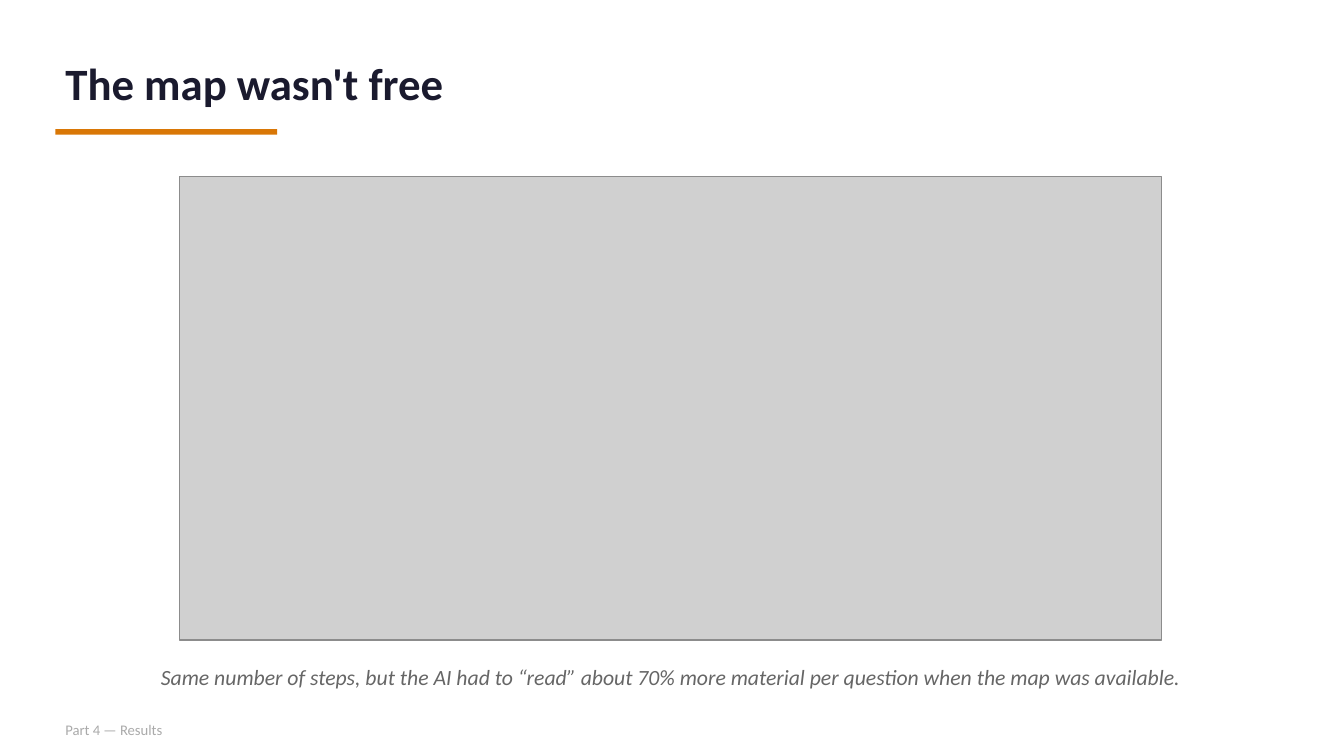
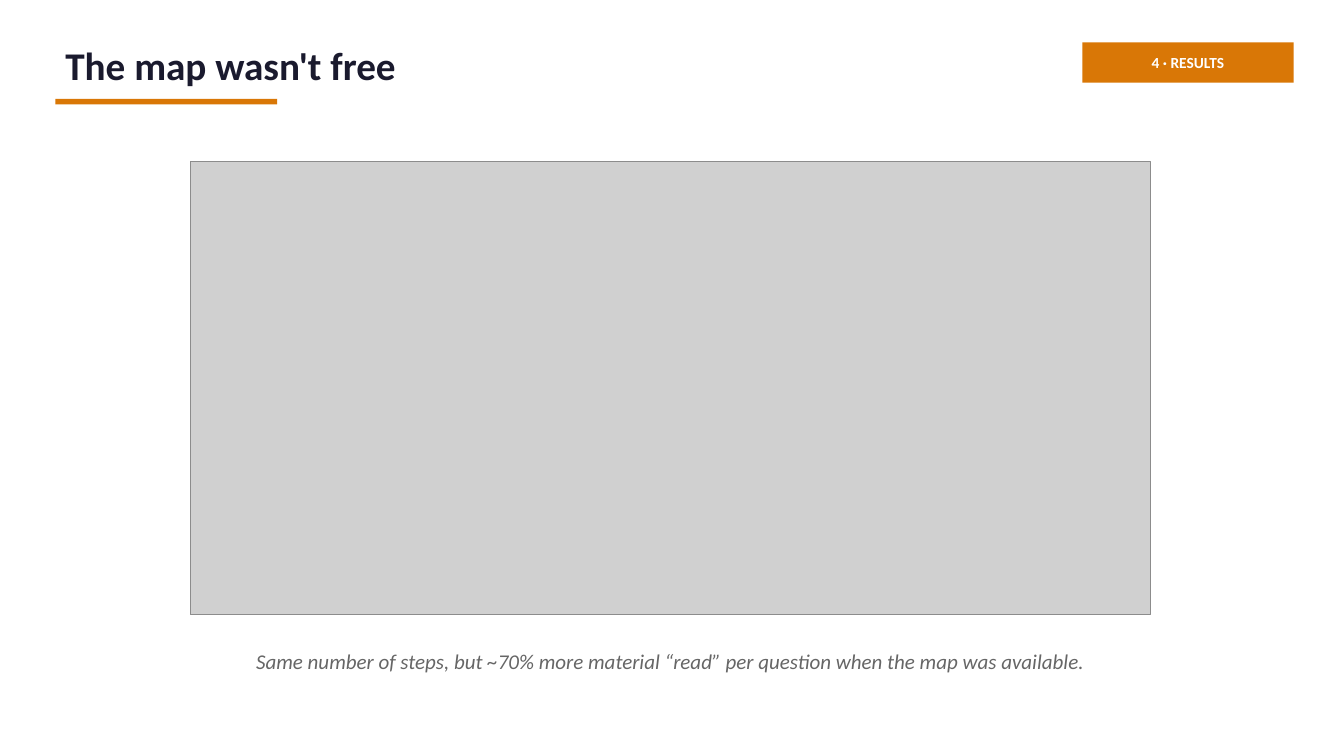
Before and after one commit to shobhit0521/Test_context, a slide deck: slide 10 of presentation/ContextAI_Evaluation.pptx (slide 18 before the commit). Drawn at 1344x756 pixels with LibreOffice and Linux fonts; fonts in the diff are those of the drawing; grey boxes stand for pictures. Boxes give left, top, right and bottom in pixels: in the first picture for what was removed or moved away, otherwise in the second. Text is boxed around its words. In the diff, an @@ line names an element or a change of style, - is before the commit and + after.

```diff
--- a/presentation/ContextAI_Evaluation.pptx
+++ b/presentation/ContextAI_Evaluation.pptx
@@ text "The map wasn't free": place and size @@
-text "The map wasn't free" at (65,68,444,107)
+text "The map wasn't free" at (65,52,395,86)
@@ text "The map wasn't free" at (65,52,395,86): size 32 to 28 pt; line spacing 1.15 to 1.12 @@
@@ rectangle added at (1083,42,1294,83), fill #D97706, 11 pt, text #FFFFFF, bold @@
+4 · RESULTS
@@ rectangle: place and size @@
-rectangle at (55,129,277,135)
+rectangle at (55,99,277,105)
@@ picture: place and size @@
-picture at (179,176,1162,640)
+picture at (191,161,1151,615)
@@ text at (256,654,1083,673): text changed; size 15.5 to 15 pt @@
-Same number of steps, but the AI had to “read” about 70% more material per question when the map was available.
+Same number of steps, but ~70% more material “read” per question when the map was available.
@@ text removed at (65,725,162,735) @@
-Part 4 — Results
```
Also in this commit, not shown: 5 other slides changed, 7 slides added, 20 slides removed, 7 other files.
